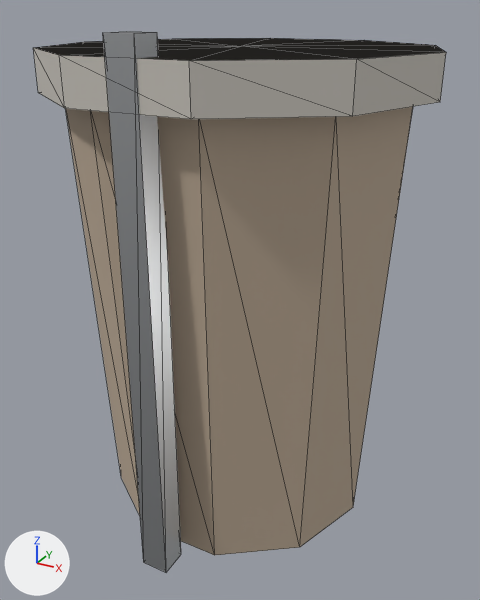
Renders of the glTF model public/models/props/litter_bin_park.glb from each side of a commit.
Both versions are drawn from a 50 mm lens placed at (0.575, -1.05, 0.929), pointed at (0.007, -0.016, 0.412). The axes (+X, +Y, +Z) are drawn at lower left. The lights are the same throughout. The first picture is the older version. Mesh edges are drawn as thin lines. Where no turn or scale is listed for an object, it has been applied to the vertices. Vertices at exactly the same position are counted once.

Names of what the first picture shows: 'props_litter_bin_park'.
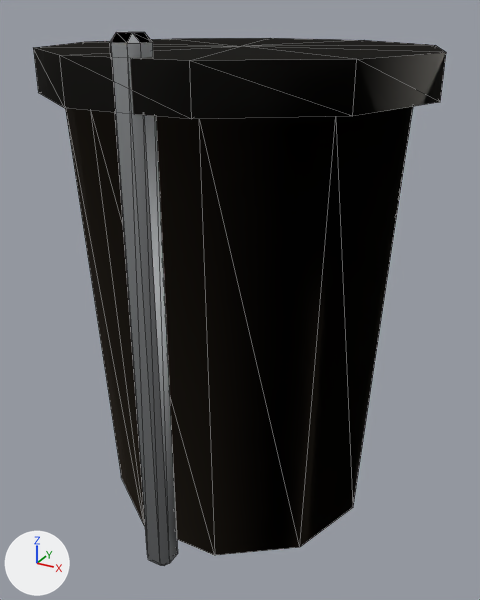
Location of each change, (x1, y1, x2, y2) in pixels of the pictures (480 x 600 px):
'props_litter_bin_park', recoloured, reshaped (darker)
    before: (33, 31, 446, 572)
    after: (33, 32, 446, 566)
part 1 of me_props_litter_bin_park, rebuilt (13% narrower)
    before: (103, 31, 181, 572)
    after: (110, 32, 178, 566)

The change, as a diff of the scene's bpy script:
```diff
--- a/public/models/props/litter_bin_park.glb.py
+++ b/public/models/props/litter_bin_park.glb.py
@@ mat_timber_bare @@
 n0 = _N.new('ShaderNodeBsdfPrincipled'); n0.name = 'Principled BSDF'
-n0.inputs[0].default_value = (0.5, 0.4, 0.3, 1.0)  # 'Base Color', beige #bcaa95
 n0.inputs[2].default_value = 0.85  # 'Roughness'
 n1 = _N.new('ShaderNodeOutputMaterial'); n1.name = 'Material Output'
+n2 = _N.new('ShaderNodeMix'); n2.name = 'Mix'
+n2.data_type = 'RGBA'
+n2.blend_type = 'MULTIPLY'
+n2.inputs[0].default_value = 1.0  # 'Factor'
+n2.inputs[7].default_value = (0.5, 0.4, 0.3, 1.0)  # 'B', beige #bcaa95
+n3 = _N.new('ShaderNodeVertexColor'); n3.name = 'Color Attribute'
 _L.new(n0.outputs[0], n1.inputs[0])  # 'BSDF' to 'Surface'
+_L.new(n2.outputs[2], n0.inputs[0])  # 'Result' to 'Base Color'
+_L.new(n3.outputs[0], n2.inputs[6])  # 'Color' to 'A'
@@ mat_timber_painted @@
 n0 = _N.new('ShaderNodeBsdfPrincipled'); n0.name = 'Principled BSDF'
-n0.inputs[0].default_value = (0.58, 0.55, 0.5, 1.0)  # 'Base Color', light grey #c8c4bc
 n0.inputs[2].default_value = 0.85  # 'Roughness'
 n1 = _N.new('ShaderNodeOutputMaterial'); n1.name = 'Material Output'
+n2 = _N.new('ShaderNodeMix'); n2.name = 'Mix'
+n2.data_type = 'RGBA'
+n2.blend_type = 'MULTIPLY'
+n2.inputs[0].default_value = 1.0  # 'Factor'
+n2.inputs[7].default_value = (0.58, 0.55, 0.5, 1.0)  # 'B', light grey #c8c4bc
+n3 = _N.new('ShaderNodeVertexColor'); n3.name = 'Color Attribute'
 _L.new(n0.outputs[0], n1.inputs[0])  # 'BSDF' to 'Surface'
+_L.new(n2.outputs[2], n0.inputs[0])  # 'Result' to 'Base Color'
+_L.new(n3.outputs[0], n2.inputs[6])  # 'Color' to 'A'
@@ mat_metal_galv @@
 n0 = _N.new('ShaderNodeBsdfPrincipled'); n0.name = 'Principled BSDF'
-n0.inputs[0].default_value = (0.6, 0.62, 0.64, 1.0)  # 'Base Color', light grey #cbced1
 n0.inputs[1].default_value = 1.0  # 'Metallic'
@@ mat_metal_galv @@
 n1 = _N.new('ShaderNodeOutputMaterial'); n1.name = 'Material Output'
+n2 = _N.new('ShaderNodeMix'); n2.name = 'Mix'
+n2.data_type = 'RGBA'
+n2.blend_type = 'MULTIPLY'
+n2.inputs[0].default_value = 1.0  # 'Factor'
+n2.inputs[7].default_value = (0.6, 0.62, 0.64, 1.0)  # 'B', light grey #cbced1
+n3 = _N.new('ShaderNodeVertexColor'); n3.name = 'Color Attribute'
 _L.new(n0.outputs[0], n1.inputs[0])  # 'BSDF' to 'Surface'
+_L.new(n2.outputs[2], n0.inputs[0])  # 'Result' to 'Base Color'
+_L.new(n3.outputs[0], n2.inputs[6])  # 'Color' to 'A'
@@ me_props_litter_bin_park @@
-me_props_litter_bin_park.from_pydata(...)  # 51 vertices, 92 faces; spans x -0.34..0.34, y -0.324..0.324, z -0.45..0.45
+me_props_litter_bin_park.from_pydata(...)  # 67 vertices, 124 faces; spans x -0.34..0.34, y -0.324..0.324, z -0.45..0.45
+# me_props_litter_bin_park part 1: the loose piece of 8 vertices spanning x -0.025..0.025, y -0.324..-0.274, z -0.45..0.45 is rebuilt with 24 vertices and now spans x -0.025..0.025, y -0.324..-0.274, z -0.45..0.45
 me_props_litter_bin_park.materials.append(mat_timber_bare)
```
